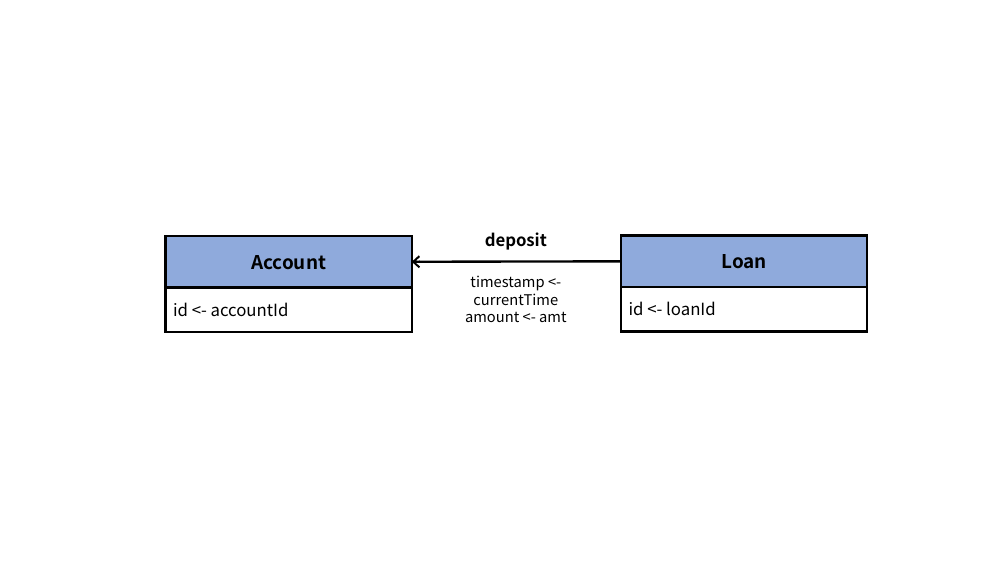
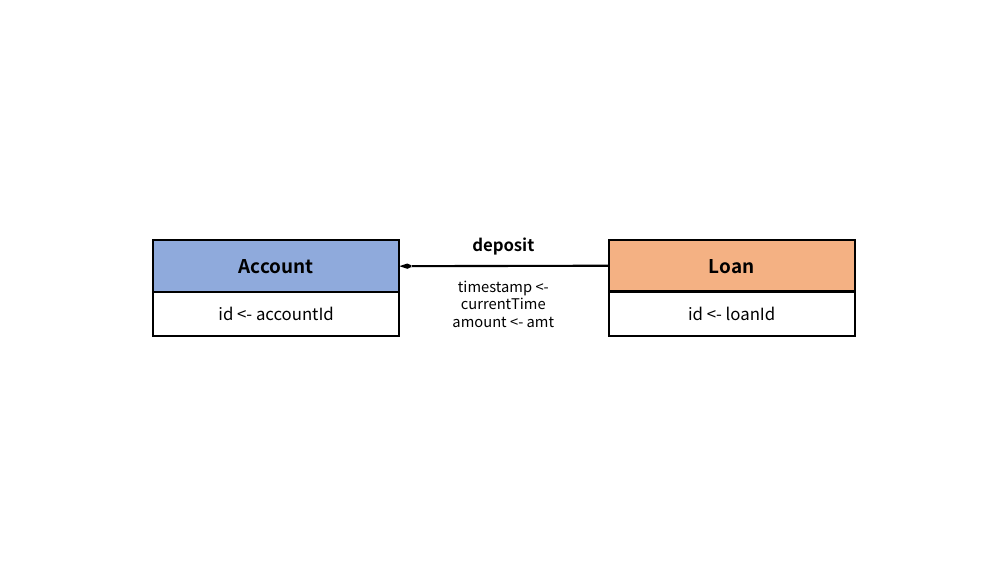
Before and after one commit to ldbc/ldbc_finbench_docs, a slide deck: slide 8 of patterns/transaction-write.pptx. Drawn at 1008x567 pixels with LibreOffice and Linux fonts; fonts in the diff are those of the drawing. Boxes give left, top, right and bottom in pixels: in the first picture for what was removed or moved away, otherwise in the second. Text is boxed around its words. In the diff, an @@ line names an element or a change of style, - is before the commit and + after.

```diff
--- a/patterns/transaction-write.pptx
+++ b/patterns/transaction-write.pptx
@@ rectangle "Account": place and size @@
-rectangle "Account" at [166,236,412,287]
+rectangle "Account" at [154,240,400,292]
@@ rectangle "Account" at [154,240,400,292]: outline #000000 2.25 pt to #000000 2 pt @@
@@ 2 rectangles, 2 texts, 1 arrow: place and size @@
-2 rectangles, 2 texts, 1 arrow at [412,232,868,332]
+2 rectangles, 2 texts, 1 arrow at [399,237,855,337]
@@ arrow (399, 266) - (609, 266): stroke #000000 2.25 pt to #000000 2 pt @@
@@ rectangle "Loan" at [609,240,855,291]: fill #8FAADC to #F4B183; outline #000000 2.25 pt to #000000 2 pt @@
@@ rectangle "id <- accountId": place and size @@
-rectangle "id <- accountId" at [166,287,412,332]
+rectangle "id <- accountId" at [154,292,400,337]
@@ rectangle "id <- accountId" at [154,292,400,337]: alignment left to centre; outline #000000 2.25 pt to #000000 2 pt @@
@@ rectangle "id <- loanId" at [609,292,855,337]: alignment left to centre; outline #000000 2.25 pt to #000000 2 pt @@
```
Also in this commit, not shown: 13 other slides changed, 1 slide added, 51 other files.
